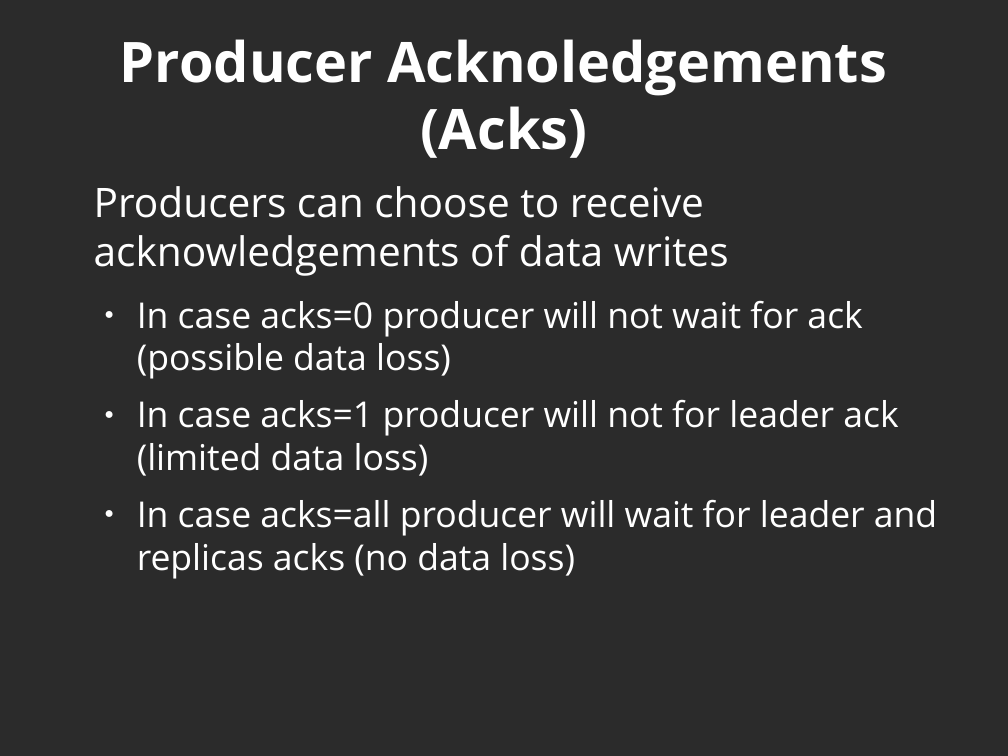
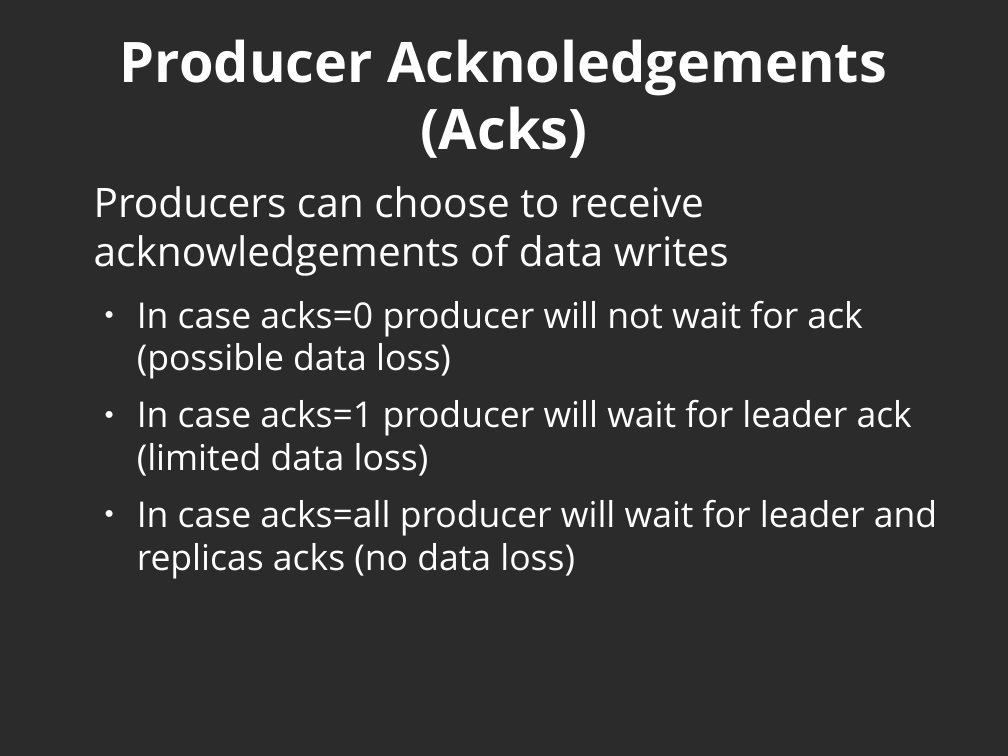
Before and after one commit to javicacheiro/pyspark_course, a slide deck: slide 33 of supplementary/kafka/unit_1_basic_concepts.odp (slide 34 before the commit). Drawn at 1008x756 pixels with LibreOffice and Linux fonts; fonts in the diff are those of the drawing; background and template pictures are left out; a plain dark background stands for a picture behind light text. Boxes give left, top, right and bottom in pixels: in the first picture for what was removed or moved away, otherwise in the second. Text is boxed around its words. In the diff, an @@ line names an element or a change of style, - is before the commit and + after.

```diff
--- a/supplementary/kafka/unit_1_basic_concepts.odp
+++ b/supplementary/kafka/unit_1_basic_concepts.odp
@@ text at (137, 400, 912, 476): text changed @@
-  ● In case acks=1 producer will not for leader ack (limited data loss)
+  ● In case acks=1 producer will wait for leader ack (limited data loss)
```
Also in this commit, not shown: 7 other slides changed, 1 slide removed, 2 other files.
